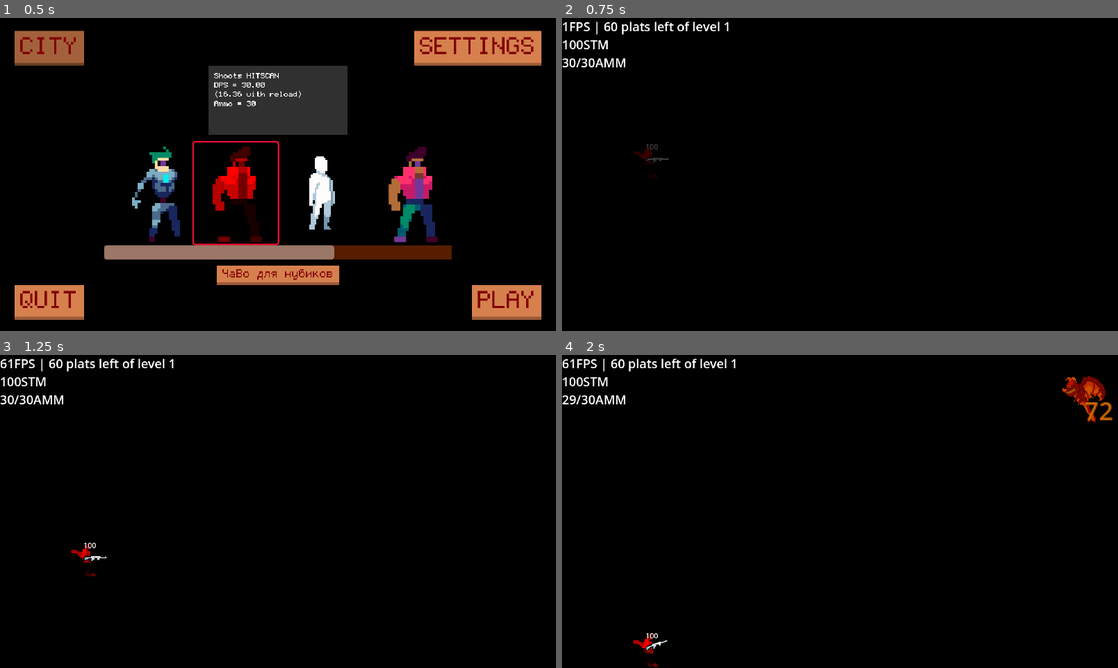
Above: before the commit, frames 1-4 (two rows, left to right).
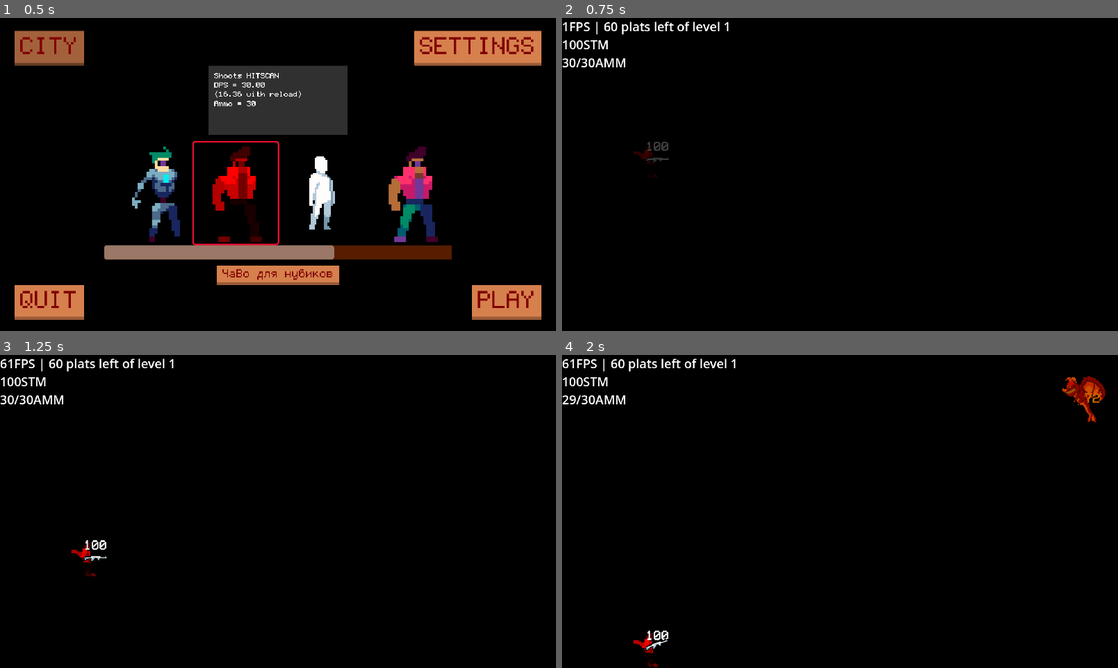
Above: after the commit, the same moments.

Repository: 0-Vanes-0/runner
Game: Godot game, scene res://src/scenes/scene_handler.tscn
The game is run twice, just before and just after one commit, with the same random seed, the same clock (stepped at 60 frames per second) and the same inputs.
Inputs (mouse positions are in pixels of both pictures, inside the frame that each line leads up to):
- Up to frame 1 (0.5 s): no input
- Up to frame 2 (0.75 s): click "PLAY" at 0.5 s
- Up to frame 3 (1.25 s): no input
- Up to frame 4 (2 s): tap Enter at 1.25 s; move the mouse to (962, 495) at 1.27 s; hold W (jump_up) from 1.28 s (still down); tap Q (activity) at 1.35 s; click (962, 495) at 1.42 s

Frame 1 is identical in both runs. In frame 2, less than 0.1% of the frame differs, in the area x 15-20%, y 39-46%; in frame 3, less than 0.1%; in frame 4, 0.3%, in the area x 13-99%, y 7-96%.

Commit message:
Fixes
• Platform.SIZE now as static var, not const
• Fixed tween error in vert slide enemy state (?)
• Fixed Health Component label

Diff:
--- a/project.godot
+++ b/project.godot
@@ -37,6 +37,7 @@
 window/size/viewport_width=1920
 window/size/viewport_height=1080
 window/size/resizable=false
+window/size/always_on_top=true
 window/size/window_width_override=1280
 window/size/window_height_override=720
 window/stretch/mode="viewport"
--- a/src/gameplay/enemies/enemy.gd
+++ b/src/gameplay/enemies/enemy.gd
@@ -27,9 +27,9 @@
 
 	Global.clean_layers(health_comp).set_collision_layer_value(Global.Layers.ENEMY, true)
 	health_comp.set_collision_mask_value(Global.Layers.SHOOT_ENTITY_PLAYER, true)
-
 	var game_y_size := size_y_percent / 100 * Global.SCREEN_HEIGHT
 	self.scale = Vector2(game_y_size, game_y_size) / get_sprite_size()
+	health_comp.create_hp_label()
 
 	weapon = Weapon.new(weapon_resource, ShootEntity.Owner.ENEMY)
 	weapon.name = "Weapon"
--- a/src/gameplay/enviroment/platform.gd
+++ b/src/gameplay/enviroment/platform.gd
@@ -1,12 +1,13 @@
 class_name Platform
 extends StaticBody2D
 
-const SIZE := Vector2(480, 40)
+static var SIZE: Vector2
 var order_number: int = 0
 var floor_number: int = 0
 
 
 func _ready() -> void:
+	assert(SIZE != Vector2.ZERO)
 	self.scale = SIZE / $CollisionShape2D.shape.size
 
 	Global.clean_layers(self).set_collision_layer_value(Global.Layers.PLATFORM, true)
--- a/src/gameplay/enviroment/platform.tscn
+++ b/src/gameplay/enviroment/platform.tscn
@@ -4,22 +4,23 @@
 [ext_resource type="Script" path="res://src/gameplay/enviroment/platform.gd" id="1_mn58j"]
 
 [sub_resource type="RectangleShape2D" id="RectangleShape2D_2xnrf"]
-size = Vector2(480, 40.0005)
+size = Vector2(480, 36)
 
 [node name="Platform" type="StaticBody2D"]
 script = ExtResource("1_mn58j")
 
 [node name="Sprite2D" type="Sprite2D" parent="."]
-scale = Vector2(1.5, 0.15625)
+scale = Vector2(1.5, 0.14)
 texture = ExtResource("1_le52a")
 centered = false
 
 [node name="CollisionShape2D" type="CollisionShape2D" parent="."]
-position = Vector2(240, 19.9998)
+position = Vector2(240, 18)
 shape = SubResource("RectangleShape2D_2xnrf")
 one_way_collision = true
 
 [node name="VisibleOnScreenEnabler2D" type="VisibleOnScreenEnabler2D" parent="."]
+scale = Vector2(1, 0.25)
 rect = Rect2(0, 0, 470, 40)
 
 [connection signal="screen_exited" from="VisibleOnScreenEnabler2D" to="." method="_on_visibler_exited"]
--- a/src/gameplay/enviroment/segment.gd
+++ b/src/gameplay/enviroment/segment.gd
@@ -11,7 +11,7 @@
 
 func _ready() -> void:
 	self.position.y = Global.SCREEN_HEIGHT
-	var platform_h := Global.PLATFORM_H
+	var platform_h := Platform.SIZE.y
 	var gap := Global.FLOORS_GAP
 
 	$Floor1.position.y = - platform_h
--- a/src/gameplay/health_component.gd
+++ b/src/gameplay/health_component.gd
@@ -28,15 +28,24 @@
 		self.set_collision_layer_value(Global.Layers.ENEMY, true)
 		self.set_collision_mask_value(Global.Layers.SHOOT_ENTITY_PLAYER, true)
 
+
+#	_tween = create_tween()
+
+func create_hp_label():
+	if _label != null:
+		_label.queue_free()
+		_label = null # is this OK?
 	_label = Label.new()
 	_label.horizontal_alignment = HORIZONTAL_ALIGNMENT_CENTER
 	_label.vertical_alignment = VERTICAL_ALIGNMENT_CENTER
 	_label.set_position(self.position)
-	_label.add_theme_font_size_override("font_size", 24)
+	_label.add_theme_font_size_override("font_size", 36)
+	_label.add_theme_font_override("font", preload("res://assets/fonts/vcrosdmonorusbyd.ttf"))
 	self.add_child(_label)
 	_label.text = str(health)
 
-#	_tween = create_tween()
+	var scale = self.get_parent().scale
+	_label.set_scale(Vector2(1/scale.x, 1/scale.y))
 
 ## Substracts [member health] by [param damage] and animates sprite of parent, if exists.
 func take_damage(damage: int) -> void:
--- a/src/gameplay/player.gd
+++ b/src/gameplay/player.gd
@@ -49,8 +49,12 @@
 	# Setting collision layers listeners
 	Global.clean_layers(self).set_collision_layer_value(Global.Layers.PLAYER, true)
 	self.set_collision_mask_value(Global.Layers.PLATFORM, true)
-	self.set_collision_mask_value(Global.Layers.SHOOT_ENTITY_ENEMY, true)
 	self.set_collision_mask_value(Global.Layers.BOUNDS, true)
+	Global.clean_layers(health_comp).set_collision_layer_value(Global.Layers.PLAYER, true)
+	health_comp.set_collision_mask_value(Global.Layers.SHOOT_ENTITY_ENEMY, true)
+
+	self.scale = get_game_size() / get_fact_size()
+	health_comp.create_hp_label()
 
 	# Connecting input objects' signals:
 	player_sensor.swipe.connect(
@@ -85,8 +89,6 @@
 				):
 					weapon.shoot(self.position + weapon.position, target_position)
 	)
-
-	self.scale = get_game_size() / get_fact_size()
 
 ## Inits player without recreating new instance.
 func prepare_to_run():
--- a/src/gameplay/state_machine/enemy/vert_slide_enemy_state.gd
+++ b/src/gameplay/state_machine/enemy/vert_slide_enemy_state.gd
@@ -55,3 +55,4 @@
 
 func exit():
 	tween.kill()
+	tween = null
--- a/src/scenes/game.gd
+++ b/src/scenes/game.gd
@@ -108,7 +108,7 @@
 	var segments_length: int = 0
 	for segment_i in GameInfo.get_level_segments_numbers(GameInfo.biome_number, GameInfo.level_number):
 		var segment: Segment = biome_segments[segment_i].clone()
-		segment.position.x = segments_length * Global.PLATFORM_W
+		segment.position.x = segments_length * Platform.SIZE.x
 		segments_length += segment.get_length()
 		segments.add_child(segment, true)
 
@@ -119,7 +119,7 @@
 	last_segment.level_end.connect(_on_level_complete)
 	var plane: Segment = Preloader.default_segment.duplicate()
 	plane.name = "Plane"
-	plane.position.x = LEVEL_LENGTH * Global.PLATFORM_W
+	plane.position.x = LEVEL_LENGTH * Platform.SIZE.x
 	segments.add_child(plane)
 
 	Global.player.platforms_left = LEVEL_LENGTH
--- a/src/singletons/game_info_singleton.gd
+++ b/src/singletons/game_info_singleton.gd
@@ -75,7 +75,7 @@
 
 
 func generate_rarity() -> Rarity:
-	var random_value: int = randi_range(1, 100)
+	var random_value: int = randi_range(1, NORMAL_CHANCE + RARE_CHANCE + EPIC_CHANCE + LEGENDARY_CHANCE)
 	if random_value < NORMAL_CHANCE:
 		return Rarity.NORMAL
 	elif random_value < NORMAL_CHANCE + RARE_CHANCE:
--- a/src/singletons/global_singleton.gd
+++ b/src/singletons/global_singleton.gd
@@ -21,8 +21,6 @@
 const MAX_FLOORS: int = 4
 ## Time in seconds which describes how long [Player] will run in [LevelEndPlayerState].
 const LEVEL_END_TIME := 1.5
-## [Platform]s info. (WIP: make constant var, not const!!!)
-const PLATFORM_W := Platform.SIZE.x; const PLATFORM_H := Platform.SIZE.y
 ## Const distance between floors.
 var FLOORS_GAP: float
 ## Array of 4 spots of spawning enemies.
@@ -57,8 +55,10 @@
 	RATIO = str(SCREEN_WIDTH / gcd) + RATIO + str(SCREEN_HEIGHT / gcd)
 	print_debug("\t", "SCREEN_WIDTH=", SCREEN_WIDTH, ", SCREEN_HEIGHT=", SCREEN_HEIGHT, ", RATIO=", RATIO)
 
+	Platform.SIZE = Vector2(Global.SCREEN_WIDTH / 4, Global.SCREEN_HEIGHT / 30)
+
 	SENSOR_BUTTON_SIZE = Vector2.ONE * SCREEN_HEIGHT * 0.2
-	FLOORS_GAP = (SCREEN_HEIGHT - PLATFORM_H) / Global.MAX_FLOORS
+	FLOORS_GAP = (SCREEN_HEIGHT - Platform.SIZE.y) / Global.MAX_FLOORS
 	ENEMY_Y_SPOTS.append(0.0)
 	ENEMY_Y_SPOTS.append(FLOORS_GAP * 3.5)
 	ENEMY_Y_SPOTS.append(FLOORS_GAP * 2.5)
Not shown, changed: todo.txt
